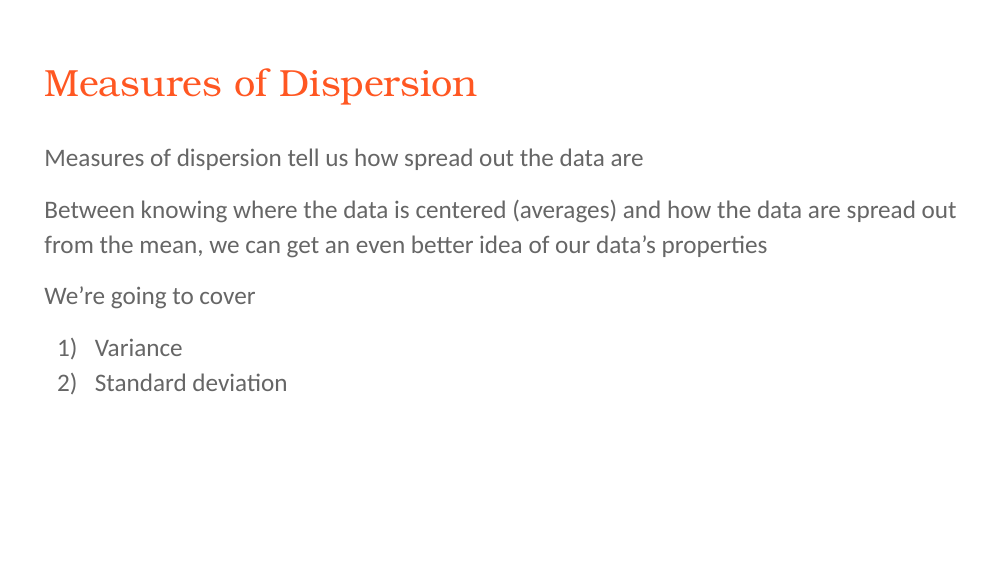
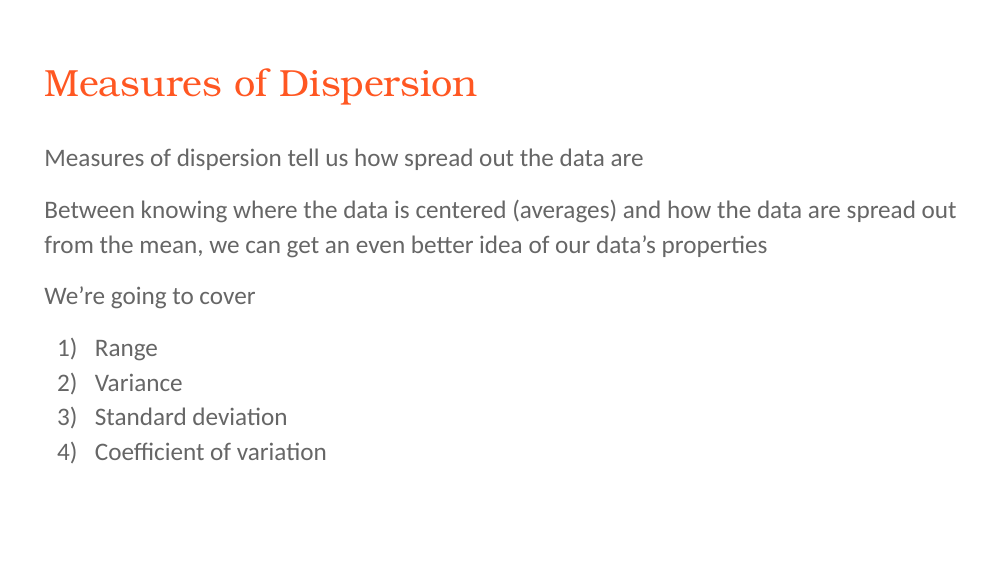
Before and after one commit to rjwrobel86/Python4Statistics, a slide deck: slide 12 of Stuff For Class/Slides/Descriptive Statistics.pptx (slide 10 before the commit). Drawn at 1008x567 pixels with LibreOffice and Linux fonts; fonts in the diff are those of the drawing. Boxes give left, top, right and bottom in pixels: in the first picture for what was removed or moved away, otherwise in the second. Text is boxed around its words. In the diff, an @@ line names an element or a change of style, - is before the commit and + after.

```diff
--- a/Stuff For Class/Slides/Descriptive Statistics.pptx
+++ b/Stuff For Class/Slides/Descriptive Statistics.pptx
@@ text at [95,340,158,361]: paragraph added @@
+1) Range
@@ text at [95,373,183,391]: less space between paragraphs @@
@@ text at [95,442,327,460]: paragraph added @@
+4) Coefficient of variation
```
Also in this commit, not shown: 12 other slides changed, 10 slides added, 8 slides removed, 27 other files.
